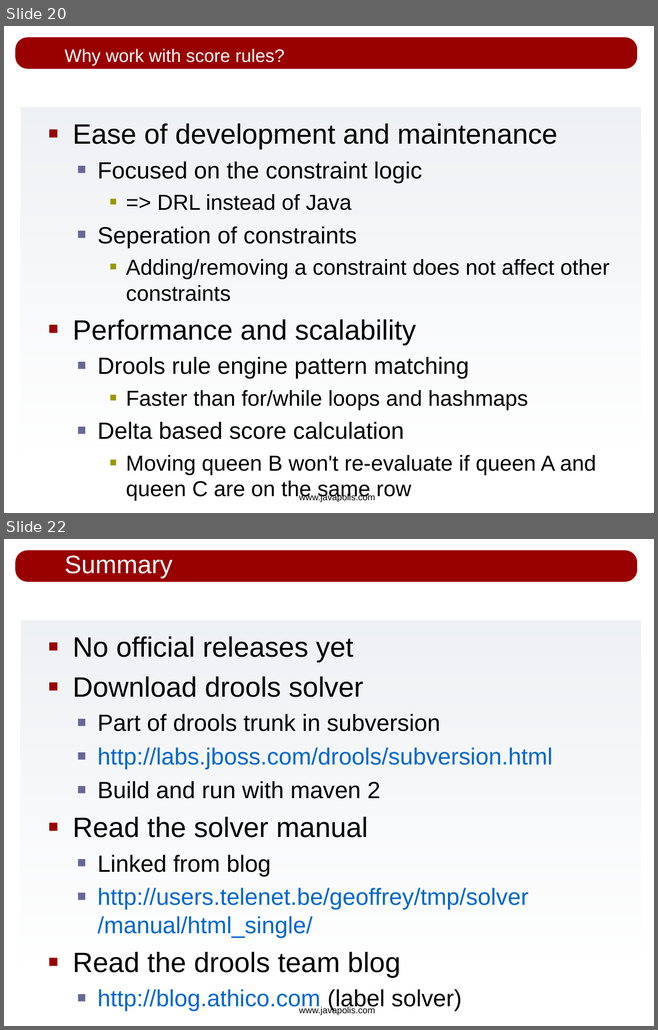
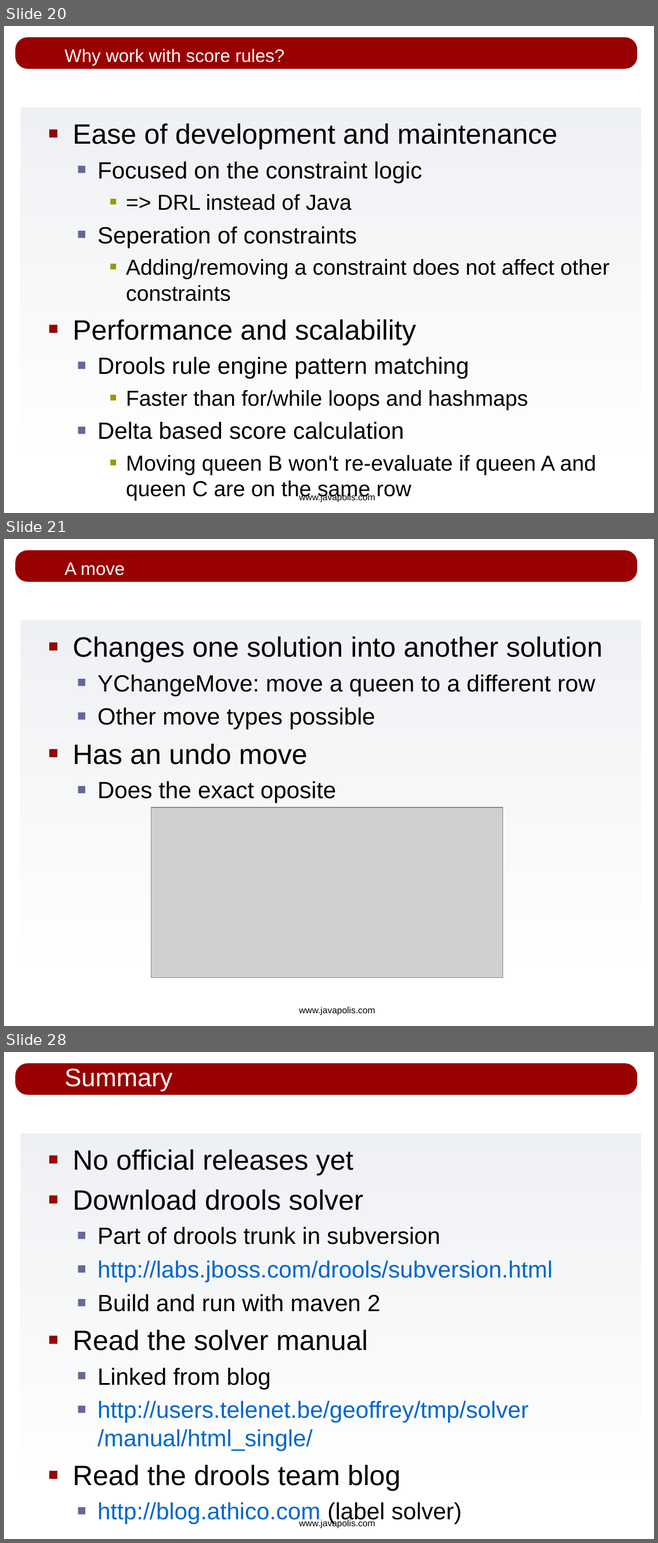
Before and after one commit to bobmcwhirter/drools, a slide deck: drools-solver/src/presentations/drools-solver_javapolis_2007.odp. Shown one above the other, each under a label of ours: slides 20 and 22 before the commit, slides 20, 21 and 28 after it; the slides between them are not shown. The pictures are 658x1030 and 658x1543 pixels, drawn with LibreOffice and Linux fonts; fonts in the diff are those of the drawing; grey boxes stand for pictures; background and template pictures are left out. Boxes give left, top, right and bottom in pixels: in the first picture for what was removed or moved away, otherwise in the second. Text is boxed around its words. In the diff, an @@ line names an element or a change of style, - is before the commit and + after.

```diff
--- a/drools-solver/src/presentations/drools-solver_javapolis_2007.odp
+++ b/drools-solver/src/presentations/drools-solver_javapolis_2007.odp
@@ slide 21 added at (4,539,654,1026), background #FFFFFF; not listed: 3 template elements that a slide beside it also shows @@
@@ title added at (64,562,125,576), 20 pt, text #FFFFFF @@
+A move
@@ text added at (72,636,602,803), 26 pt, text #000000 @@
+■ Changes one solution into another solution
+  ■ YChangeMove: move a queen to a different row
+  ■ Other move types possible
+■ Has an undo move
+  ■ Does the exact oposite
@@ picture added at (151,808,502,977) @@
@@ what was slide 22 is now slide 28 @@
```
Also in this commit, not shown: 1 slide changed, 6 other slides added, 1 slide removed.
